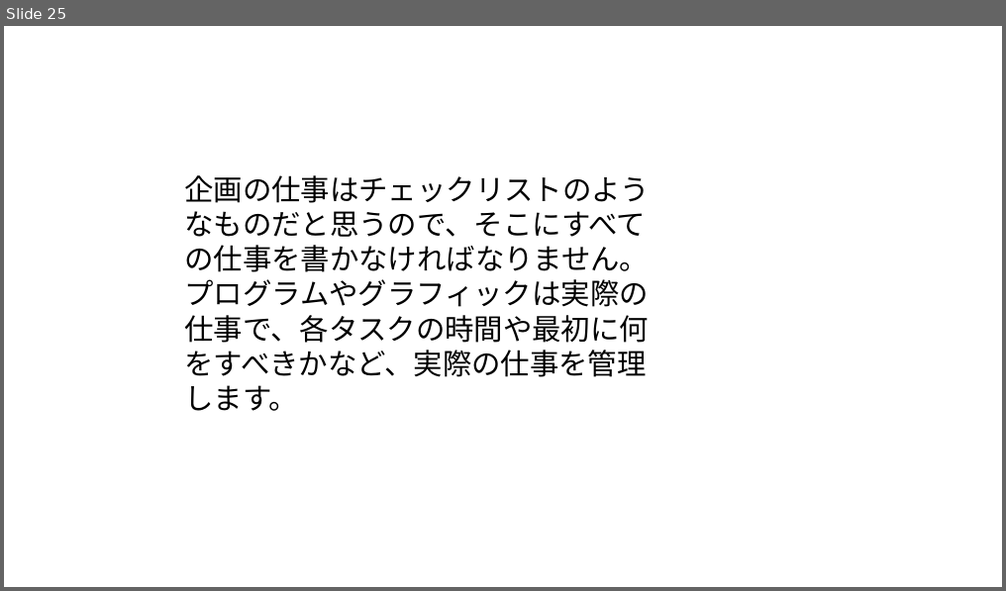
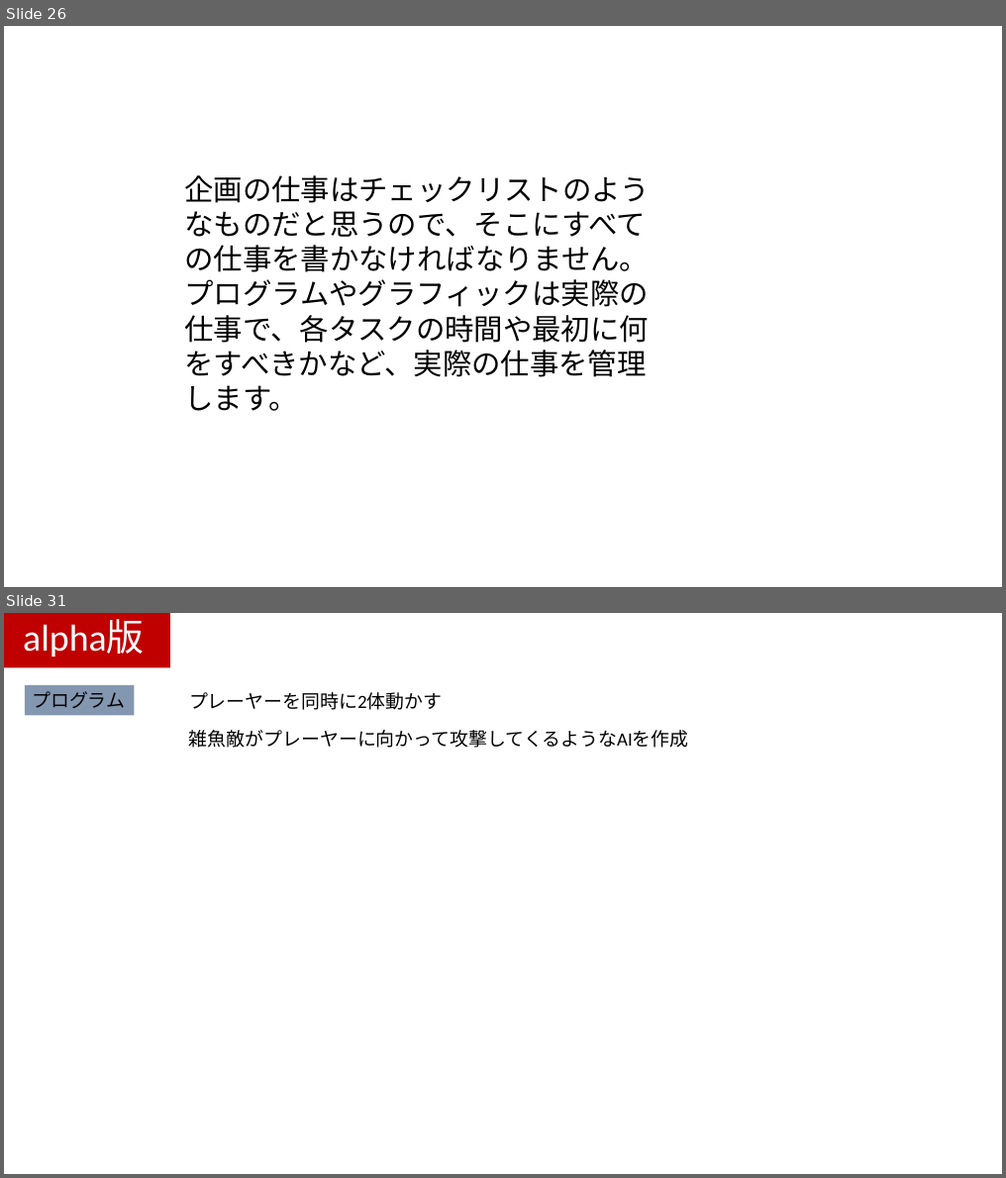
Before and after one commit to kawanami1022/2.5DActionGameProject, a slide deck: すみませんASOゲームショウまでに間に合いませんでした.pptx. Shown one above the other, each under a label of ours: slide 25 before the commit, slides 26 and 31 after it; the slides between them are not shown. The pictures are 1006x591 and 1006x1178 pixels, drawn with LibreOffice and Linux fonts; fonts in the diff are those of the drawing. Boxes give left, top, right and bottom in pixels: in the first picture for what was removed or moved away, otherwise in the second. Text is boxed around its words. In the diff, an @@ line names an element or a change of style, - is before the commit and + after.

```diff
--- a/すみませんASOゲームショウまでに間に合いませんでした.pptx
+++ b/すみませんASOゲームショウまでに間に合いませんでした.pptx
@@ slide 31 added at [4,613,1002,1174], background #FFFFFF @@
@@ rectangle added at [4,613,170,667], fill #C00000 @@
@@ text added at [23,620,144,657], 36 pt, text #FFFFFF @@
+alpha版
@@ rectangle added at [25,685,135,715], fill #8497B0, 18 pt, text #000000 @@
+プログラム
@@ text added at [189,692,442,710], 18 pt, text #000000 @@
+プレーヤーを同時に2体動かす
@@ text added at [189,730,689,748], 18 pt, text #000000 @@
+雑魚敵がプレーヤーに向かって攻撃してくるようなAIを作成
@@ what was slide 25 is now slide 26 @@
```
Also in this commit, not shown: 4 slides changed, 6 other slides added, 1 slide removed.
